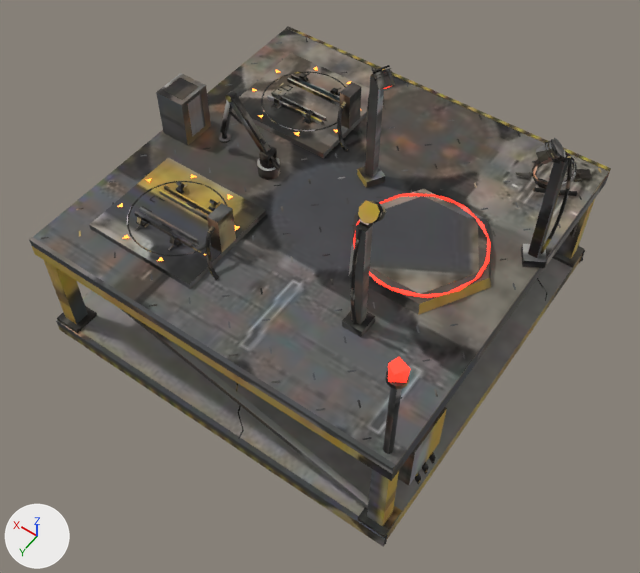
Two versions of the glTF model arte/modelos/drones/estacao_drones/estacao_drones.glb, one commit apart.
One viewpoint serves both versions: a camera (50 mm lens) standing at (-1.64, 2.37, 3.75) and looking at (-0.14, 0.28, 0.46). Lighting does not change. The marker at lower left points along +X, +Y and +Z. The first picture is the older version. Where no turn or scale is listed for an object, it has been applied to the vertices. Vertices at exactly the same position are counted once.

Script lines for the objects in view, before the commit:
```python
me_abast_base = bpy.data.meshes.new('abast_base')
me_abast_base.from_pydata(...)  # 74 vertices, 132 faces; spans x -0.055..0.055, y -0.055..0.055, z 0.0..0.14
me_abast_base.materials.append(mat_estacao_drones_tex)  # picture img_estacao_drones_tex
me_abast_elo1 = bpy.data.meshes.new('abast_elo1')
me_abast_elo1.from_pydata(...)  # 132 vertices, 224 faces; spans x -0.021..0.211, y -0.025..0.033, z -0.022..0.262
me_abast_elo1.materials.append(mat_estacao_drones_tex)  # picture img_estacao_drones_tex
me_berco0_base = bpy.data.meshes.new('berco0_base')
me_berco0_base.from_pydata(...)  # 5125 vertices, 8152 faces; spans x -1.0..1.0, y -1.0..1.0, z 0.0..1.4
me_berco0_base.materials.append(mat_estacao_drones_tex)  # picture img_estacao_drones_tex
me_berco0_luzes = bpy.data.meshes.new('berco0_luzes')
me_berco0_luzes.from_pydata(...)  # 110 vertices, 123 faces; spans x -0.96..0.78, y -0.76..0.96, z 0.73..1.34
# faces by material slot: [16, 107]
me_berco0_luzes.materials.append(mat_p_fogo)  # orange #ff9538, glowing orange #ff9538
me_berco0_luzes.materials.append(mat_p_fogo_001)  # red #ff3021, glowing red #ff3021
ob_berco0_luzes = bpy.data.objects.new('berco0_luzes', me_berco0_luzes)
ob_berco0_luzes.location = (0.0, 0.0, 0.0)
ob_estacao_drones_corpo = bpy.data.objects.new('estacao_drones_corpo', me_berco0_base)
ob_estacao_drones_corpo.location = (0.0, 0.0, 0.0)
ob_estacao_drones_m10 = bpy.data.objects.new('estacao_drones_m10', me_abast_elo1)
ob_estacao_drones_m10.location = (0.36, 0.0, 0.82)
ob_estacao_drones_m9 = bpy.data.objects.new('estacao_drones_m9', me_abast_base)
ob_estacao_drones_m9.location = (0.36, 0.0, 0.7)
```
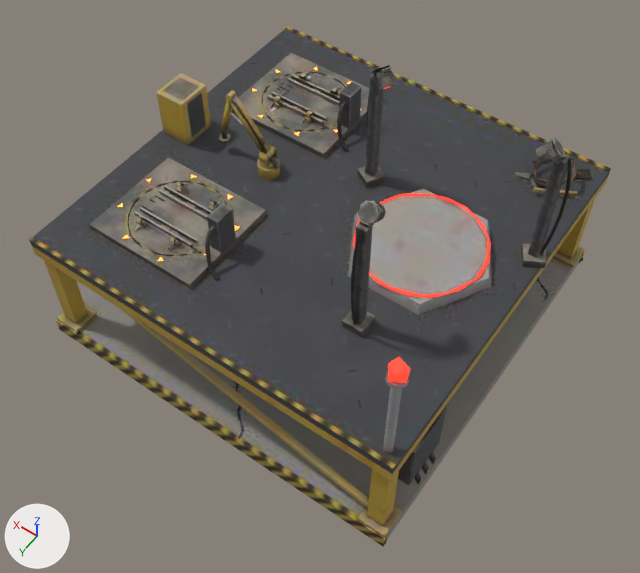
Where the change shows, as pixel boxes (x1, y1, x2, y2) in the pictures (640 x 573 px):
part 1 of me_abast_elo1, surface changed (grey to brown): (228, 95, 275, 159) in both
part 2 of me_abast_base, surface changed (black to brown): (257, 144, 280, 180) in both
part 3 of me_berco0_base, deleted: before (370, 196, 579, 294)
part 4 of me_berco0_base, reshaped: before (127, 71, 343, 260); after (127, 71, 408, 328)
part 5 of me_berco0_base, reshaped: before (351, 138, 572, 312); after (351, 138, 572, 359)
part 6 of me_berco0_base, reshaped: before (358, 201, 382, 223); after (356, 201, 382, 241)
part 7 of me_berco0_base, surface changed: (29, 26, 611, 547) in both

What changed in the scene script:
```text
Change me_abast_elo1:
    where me_abast_elo1.from_pydata(...)  # 132 vertices, 224 faces; spans x -0.021..0.211, y -0.025..0.033, z -0.022..0.262
    used by ob_estacao_drones_m10; location = (0.36, 0.0, 0.82)
    me_abast_elo1 part 1: texture (UV) coordinates of 224 of 224 faces, centred in x -0.021..0.203, y -0.025..0.033, z -0.021..0.259, changed; they spanned u 0.01..0.97, v 0.03..0.99 and now span u 0.07..0.99, v 0.04..0.97
Change me_abast_base:
    used by ob_estacao_drones_m9; location = (0.36, 0.0, 0.7)
    remove me_abast_base.from_pydata(...)  # 74 vertices, 132 faces; spans x -0.055..0.055, y -0.055..0.055, z 0.0..0.14
    add me_abast_base.from_pydata(...)  # 76 vertices, 136 faces; spans x -0.055..0.055, y -0.055..0.055, z 0.0..0.14
    me_abast_base part 2: 119 kept faces spanning x -0.055..0.055, y -0.055..0.055, z 0.0..0.14 get new texture (UV) coordinates
    edits to the shape of me_abast_base do not show in these pictures
Change me_berco0_base:
    used by ob_estacao_drones_corpo; location = (0.0, 0.0, 0.0)
    remove me_berco0_base.from_pydata(...)  # 5125 vertices, 8152 faces; spans x -1.0..1.0, y -1.0..1.0, z 0.0..1.4
    add me_berco0_base.from_pydata(...)  # 5043 vertices, 8104 faces; spans x -1.0..1.0, y -1.0..1.0, z 0.0..1.4
    me_berco0_base part 3: 17 loose pieces with 164 vertices, spanning x -0.94..0.93, y -0.88..0.88, z 0.08..0.75, are deleted
    me_berco0_base part 4: 6 vertices moved from x 0.6..0.81, y -0.85..0.67, z 0.08..0.79 to x 0.6..0.81, y -0.86..0.67, z 0.08..0.79; 24 vertices removed from x 0.17..0.73, y -0.87..0.72, z 0.17..0.8; 65 vertices added at x -0.16..0.81, y -0.87..0.81, z 0.17..0.92
    me_berco0_base part 5: 14 vertices moved within x -0.99..-0.5, y -1.0..0.56, z 0.01..1.4; 11 vertices removed from x -0.99..-0.64, y -0.74..0.69, z 0.29..1.37; 44 vertices added at x -0.99..-0.34, y -0.75..0.7, z 0.15..1.39
    me_berco0_base part 6: 4 vertices removed from x -0.54..-0.46, y 0.45..0.47, z 1.32..1.38; 10 vertices added at x -0.54..-0.46, y 0.45..0.54, z 1.27..1.39
    me_berco0_base part 7: 7043 kept faces spanning x -1.0..1.0, y -1.0..1.0, z 0.0..1.4 get new texture (UV) coordinates
    other edits to the shape of me_berco0_base do not show in these pictures
```
